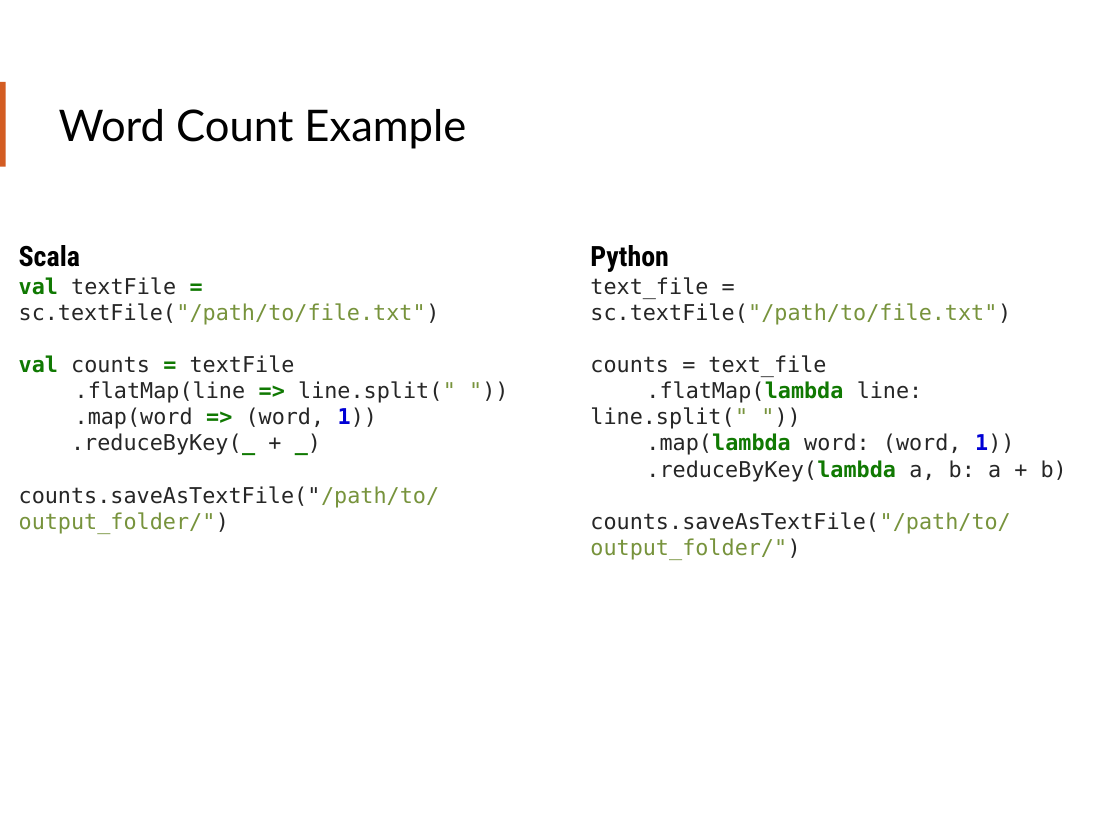
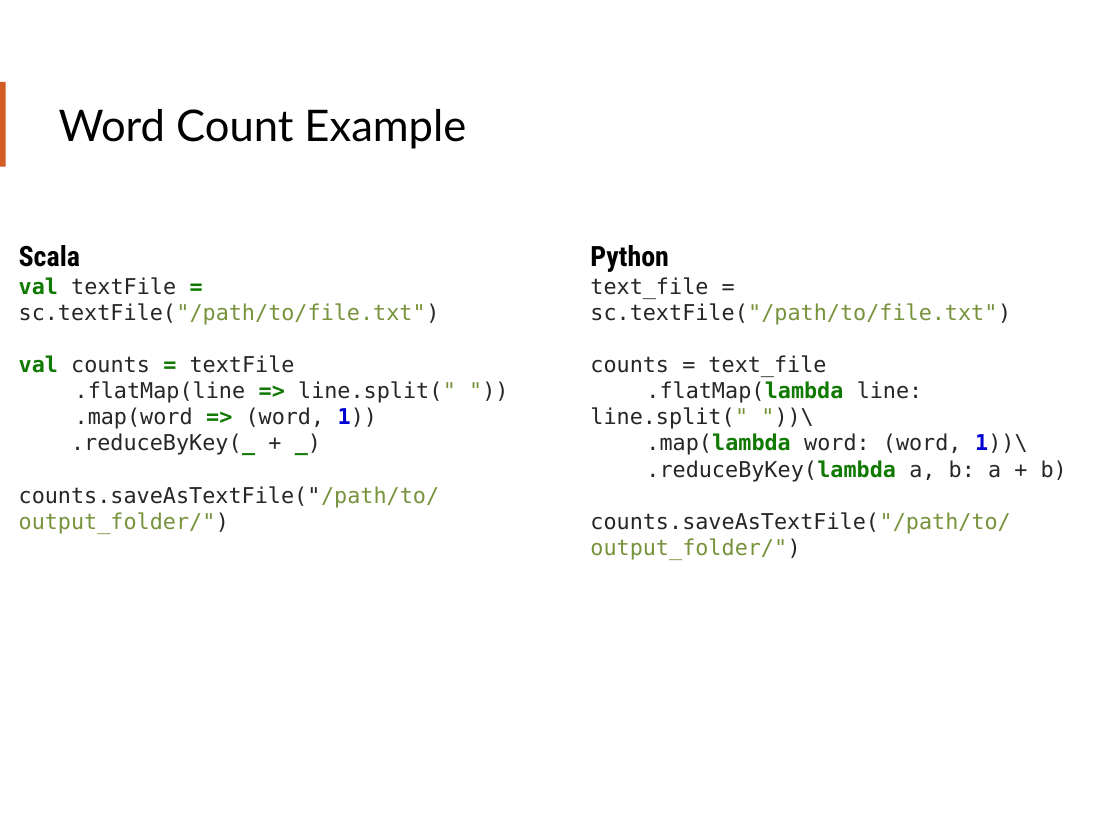
Before and after one commit to teamclairvoyant/intro-to-spark, a slide deck: slide 37 of Intro to Apache Spark Slides.pptx. Drawn at 1120x840 pixels with LibreOffice and Linux fonts; fonts in the diff are those of the drawing. Boxes give left, top, right and bottom in pixels: in the first picture for what was removed or moved away, otherwise in the second. Text is boxed around its words. In the diff, an @@ line names an element or a change of style, - is before the commit and + after.

```diff
--- a/Intro to Apache Spark Slides.pptx
+++ b/Intro to Apache Spark Slides.pptx
@@ text at box(590, 381, 1027, 455): text changed @@
-.flatMap(lambda line: line.split(" "))
-.map(lambda word: (word, 1))
+.flatMap(lambda line: line.split(" "))\
+.map(lambda word: (word, 1))\
```
Also in this commit, not shown: 6 other slides changed.
